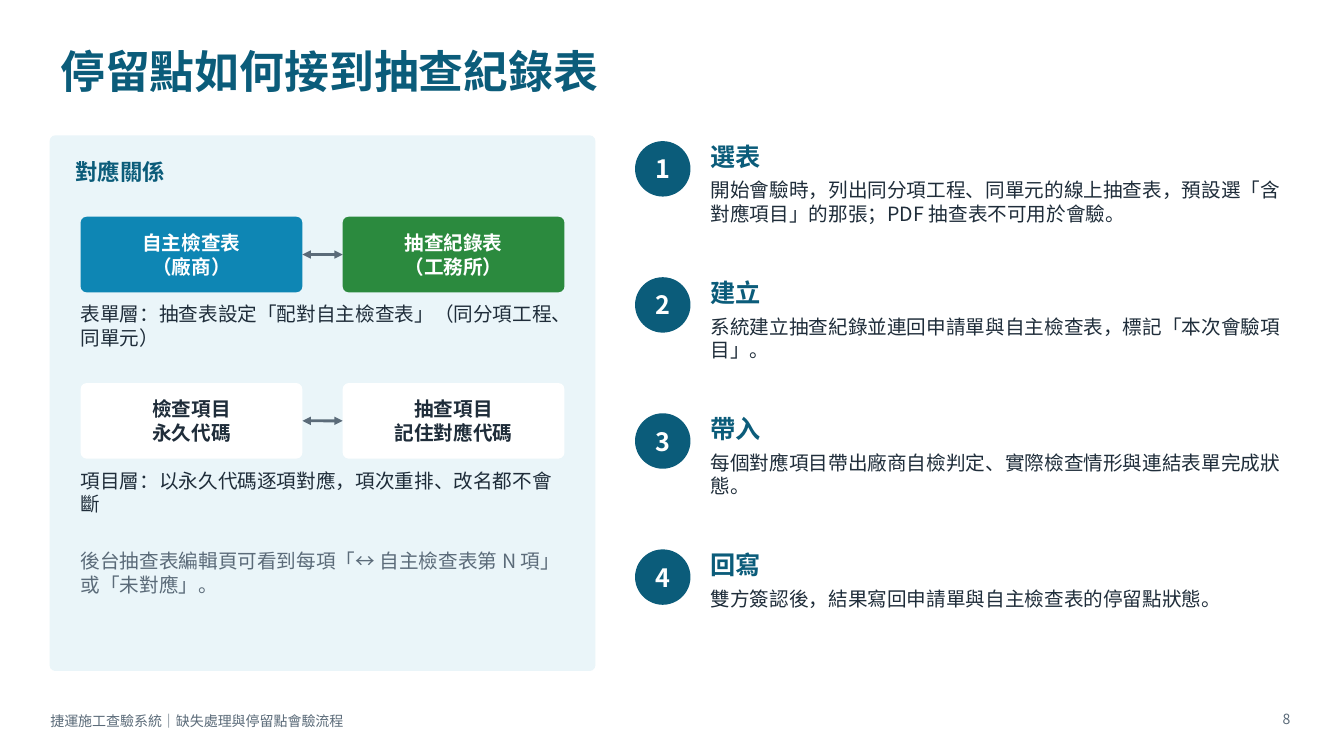
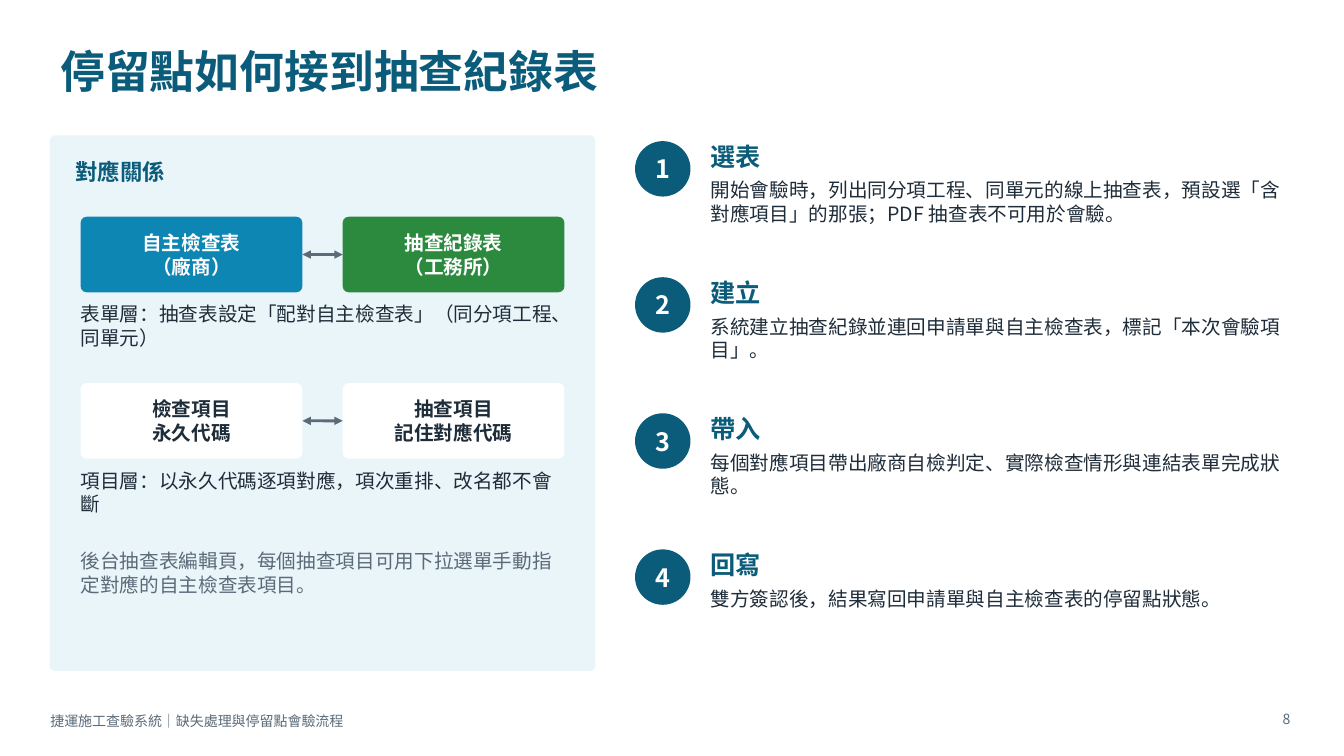
Before and after one commit to brianchou7310/MRT-Construction-QMS, a slide deck: slide 8 of 捷運施工查驗系統_缺失與停留點流程說明.pptx. Drawn at 1344x756 pixels with LibreOffice and Linux fonts; fonts in the diff are those of the drawing. Boxes give left, top, right and bottom in pixels: in the first picture for what was removed or moved away, otherwise in the second. Text is boxed around its words. In the diff, an @@ line names an element or a change of style, - is before the commit and + after.

```diff
--- a/捷運施工查驗系統_缺失與停留點流程說明.pptx
+++ b/捷運施工查驗系統_缺失與停留點流程說明.pptx
@@ text at bbox=[81, 551, 552, 594]: text changed @@
-後台抽查表編輯頁可看到每項「↔ 自主檢查表第 N 項」或「未對應」。
+後台抽查表編輯頁，每個抽查項目可用下拉選單手動指定對應的自主檢查表項目。
```
Also in this commit, not shown: 11 other slides changed, 1 other file.
